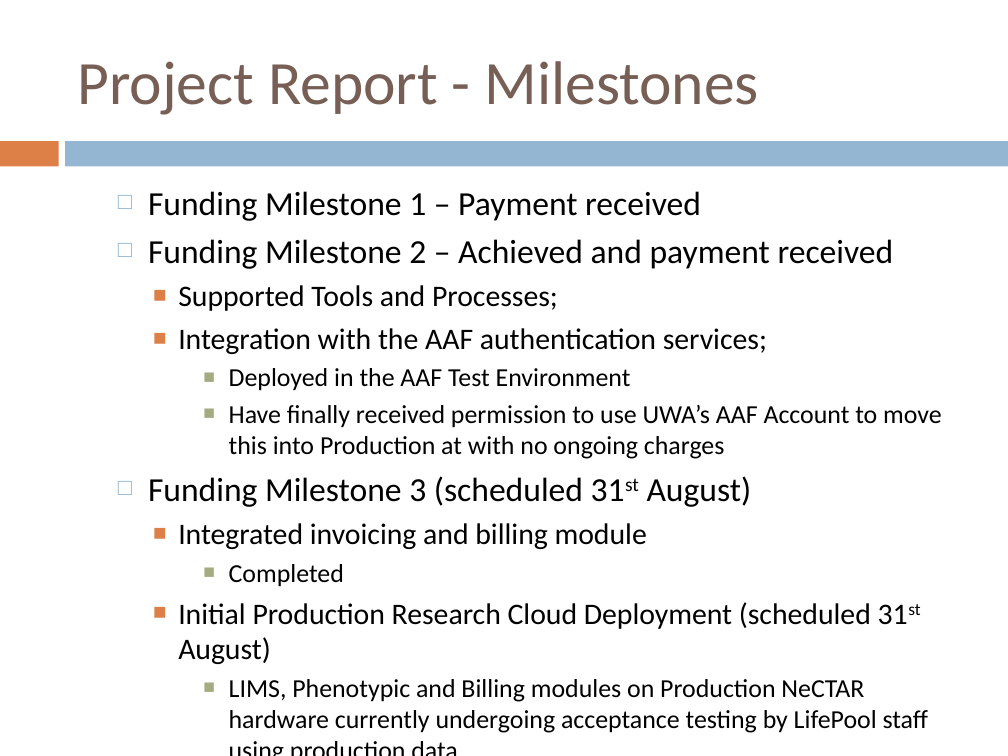
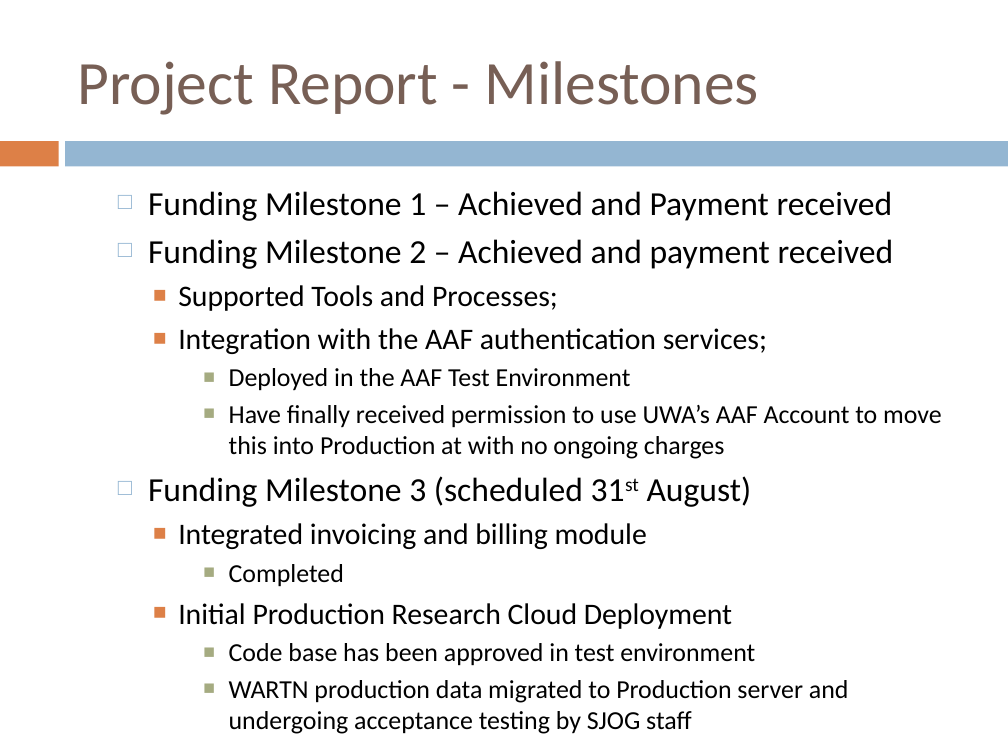
Before and after one commit to tranaweera/ark-informatics, a slide deck: slide 4 of ARK/trunk/usefulTools/TestFilesAndDocuments/steering committee/NeCTAR/Steering Committee Meetings/Steering Committee Meeting March_2013.pptx. Drawn at 1008x756 pixels with LibreOffice and Linux fonts; fonts in the diff are those of the drawing. Boxes give left, top, right and bottom in pixels: in the first picture for what was removed or moved away, otherwise in the second. Text is boxed around its words. In the diff, an @@ line names an element or a change of style, - is before the commit and + after.

```diff
--- a/ARK/trunk/usefulTools/TestFilesAndDocuments/steering committee/NeCTAR/Steering Committee Meetings/Steering Committee Meeting March_2013.pptx
+++ b/ARK/trunk/usefulTools/TestFilesAndDocuments/steering committee/NeCTAR/Steering Committee Meetings/Steering Committee Meeting March_2013.pptx
@@ text at [148, 191, 893, 221]: text changed @@
-  □ Funding Milestone 1 – Payment received
+  □ Funding Milestone 1 – Achieved and Payment received
@@ text at [178, 603, 755, 666]: text changed; size 18.5 to 21.3 pt @@
-    ■ Initial Production Research Cloud Deployment (scheduled 31st August)
-      ■ LIMS, Phenotypic and Billing modules on Production NeCTAR hardware currently undergoing acceptance testing by LifePool staff using production data
+    ■ Initial Production Research Cloud Deployment
+      ■ Code base has been approved in test environment
```
Also in this commit, not shown: 2 other slides changed.
